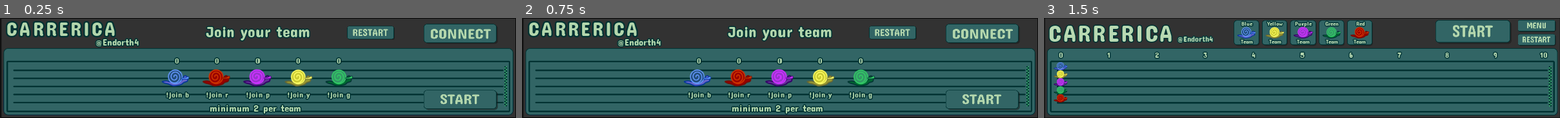
Above: before the commit, frames 1-3 (left to right).
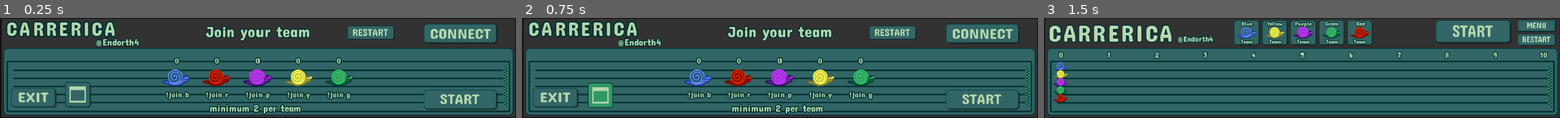
Above: after the commit, the same moments.

Repository: Endorth/Carrerica
Game: Godot game, scene res://scenes/Menu.tscn
Same seed, same stepped clock (60 frames per second), same inputs: the game is played once before the commit and once after it.
Inputs (mouse positions are in pixels of both pictures, inside the frame that each line leads up to):
- Up to frame 1 (0.25 s): no input
- Up to frame 2 (0.75 s): click (599, 95) at 0.52 s
- Up to frame 3 (1.5 s): click (1503, 100) at 1.25 s

The runs differ from the first frame. In frame 1, 1.3% of the frame differs, in the area x 2-18%, y 64-90%; in frame 2, 1.9%; in frame 3, nothing differs.

Commit message:
final polish

Diff:
--- a/scenes/Menu.gd
+++ b/scenes/Menu.gd
@@ -93,3 +93,11 @@
 	gcount = CDB.green_players.size()
 	ycount = CDB.yellow_players.size()
 	update_users()
+
+
+func _on_ExitButton_pressed():
+	get_tree().quit()
+
+
+func _on_BorderButton_toggled(button_pressed):
+	OS.window_borderless = button_pressed
--- a/scenes/Menu.tscn
+++ b/scenes/Menu.tscn
@@ -18,6 +18,12 @@
 [ext_resource path="res://assets/restnorm.png" type="Texture" id=16]
 [ext_resource path="res://assets/restpress.png" type="Texture" id=17]
 [ext_resource path="res://assets/resthov.png" type="Texture" id=18]
+[ext_resource path="res://assets/exitbutnorm.png" type="Texture" id=19]
+[ext_resource path="res://assets/exitbuthov.png" type="Texture" id=20]
+[ext_resource path="res://assets/exitbutpress.png" type="Texture" id=21]
+[ext_resource path="res://assets/borderpress.png" type="Texture" id=22]
+[ext_resource path="res://assets/bordernorm.png" type="Texture" id=23]
+[ext_resource path="res://assets/borderhov.png" type="Texture" id=24]
 
 [sub_resource type="DynamicFont" id=1]
 size = 41
@@ -318,7 +324,30 @@
 texture_hover = ExtResource( 18 )
 expand = true
 
+[node name="ExitButton" type="TextureButton" parent="."]
+margin_left = 20.0
+margin_top = 140.0
+margin_right = 112.0
+margin_bottom = 180.0
+texture_normal = ExtResource( 19 )
+texture_pressed = ExtResource( 21 )
+texture_hover = ExtResource( 20 )
+expand = true
+
+[node name="BorderButton" type="TextureButton" parent="."]
+margin_left = 128.0
+margin_top = 128.0
+margin_right = 180.0
+margin_bottom = 180.0
+toggle_mode = true
+texture_normal = ExtResource( 23 )
+texture_pressed = ExtResource( 22 )
+texture_hover = ExtResource( 24 )
+expand = true
+
 [connection signal="toggled" from="ConnectButton" to="." method="_on_ConnectButton_toggled"]
 [connection signal="pressed" from="StartButton" to="." method="_on_StartButton_pressed"]
 [connection signal="pressed" from="ConnectPanel/TextureButton" to="." method="_on_TextureButton_pressed"]
 [connection signal="pressed" from="ResetButton" to="." method="_on_ResetButton_pressed"]
+[connection signal="pressed" from="ExitButton" to="." method="_on_ExitButton_pressed"]
+[connection signal="toggled" from="BorderButton" to="." method="_on_BorderButton_toggled"]
Binary file added: assets/borderhov.png
Not shown, added: assets/borderhov.png.import
Binary file added: assets/bordernorm.png
Not shown, added: assets/bordernorm.png.import
Binary file added: assets/borderpress.png
Not shown, added: assets/borderpress.png.import
Binary file added: assets/exitbuthov.png
Not shown, added: assets/exitbuthov.png.import
Binary file added: assets/exitbutnorm.png
Not shown, added: assets/exitbutnorm.png.import
Binary file added: assets/exitbutpress.png
Not shown, added: assets/exitbutpress.png.import
(and 8 more such lines)
